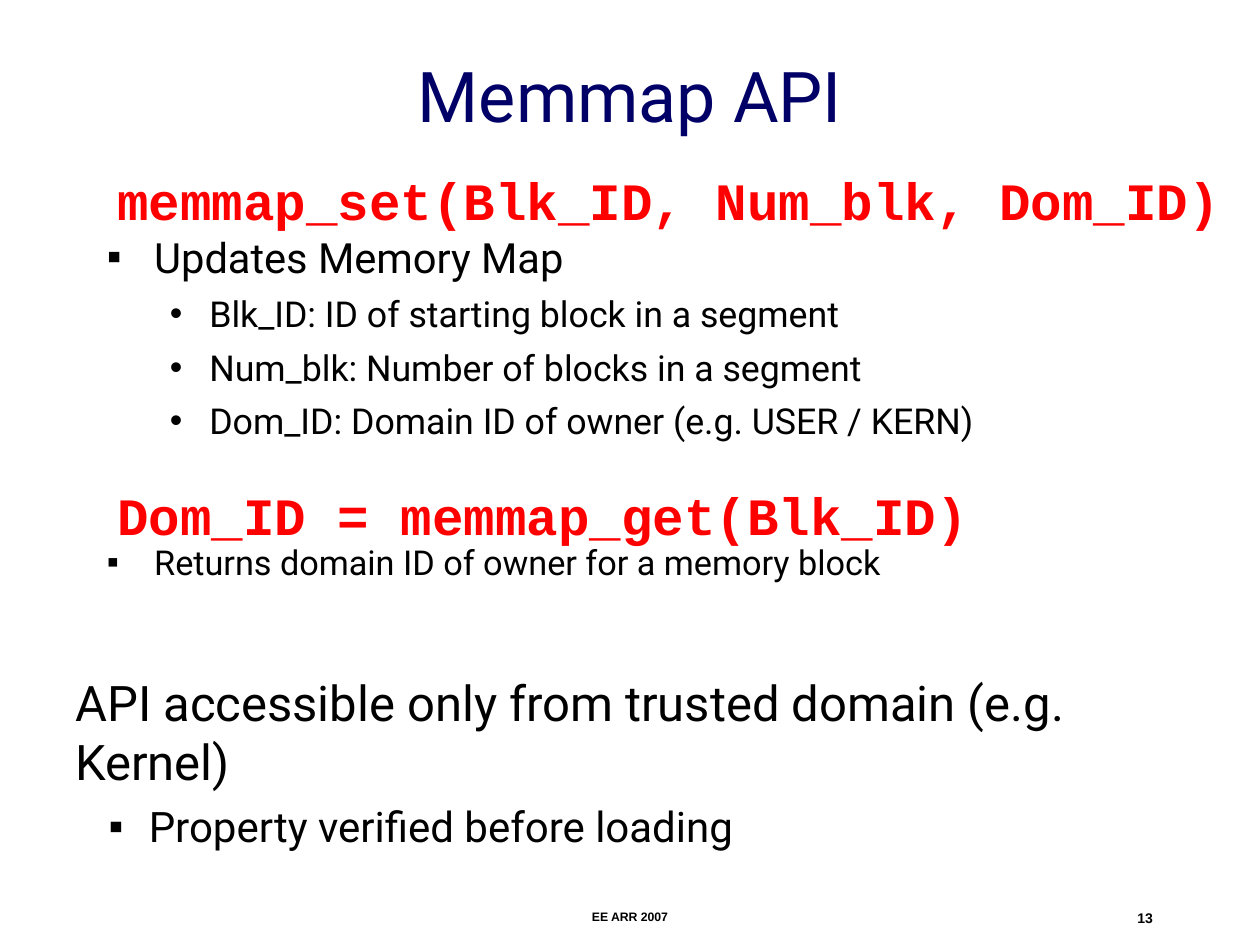
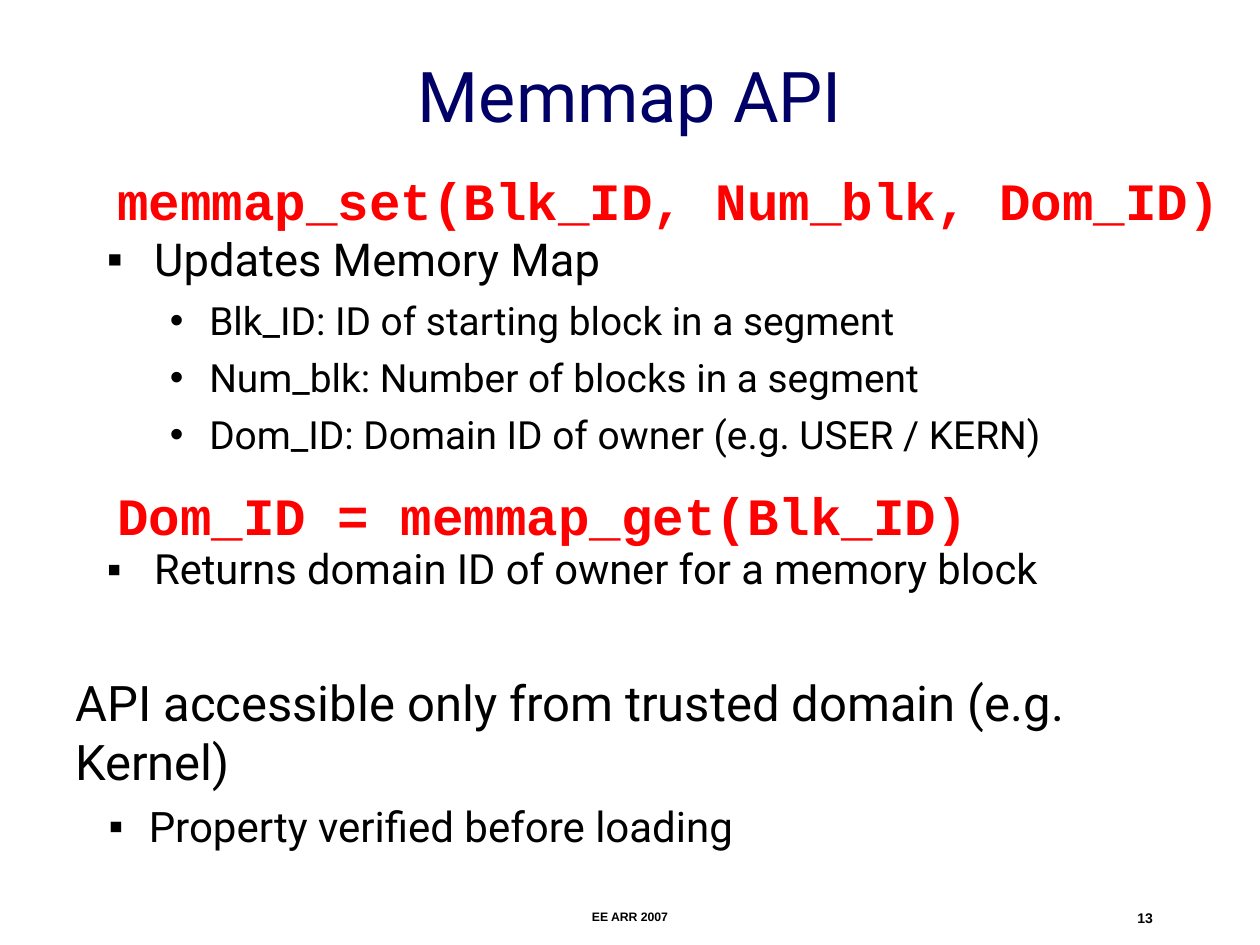
Before and after one commit to nesl/umpu, a slide deck: slide 13 of docs/ee-arr-2007/ee-arr.ppt. Drawn at 1260x945 pixels with LibreOffice and Linux fonts; fonts in the diff are those of the drawing. Boxes give left, top, right and bottom in pixels: in the first picture for what was removed or moved away, otherwise in the second. Text is boxed around its words. In the diff, an @@ line names an element or a change of style, - is before the commit and + after.

```diff
--- a/docs/ee-arr-2007/ee-arr.ppt
+++ b/docs/ee-arr-2007/ee-arr.ppt
@@ text "Updates Memory Map" at (154,242,1041,458): size 23.8 to 25.9 pt in "Updates Memory Map"; size 20.4 to 22.2 pt in "Blk_ID: ID of starting block in a ...", "Num_blk: Number of blocks in a segment", "Dom_ID: Domain ID of owner (e.g. USER ..." @@
@@ text "Returns domain ID of owner ..." at (154,552,1037,593): size 19.6 to 23.8 pt; line spacing 0.8 to 0.9 @@
```
Also in this commit, not shown: 20 other slides changed, 2 other files.
